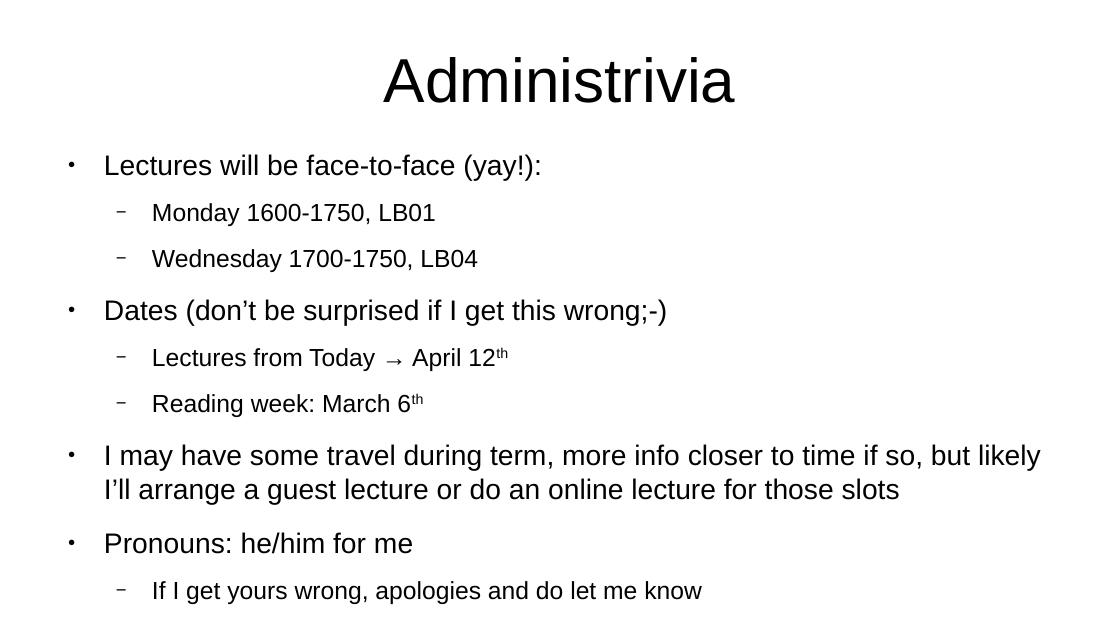
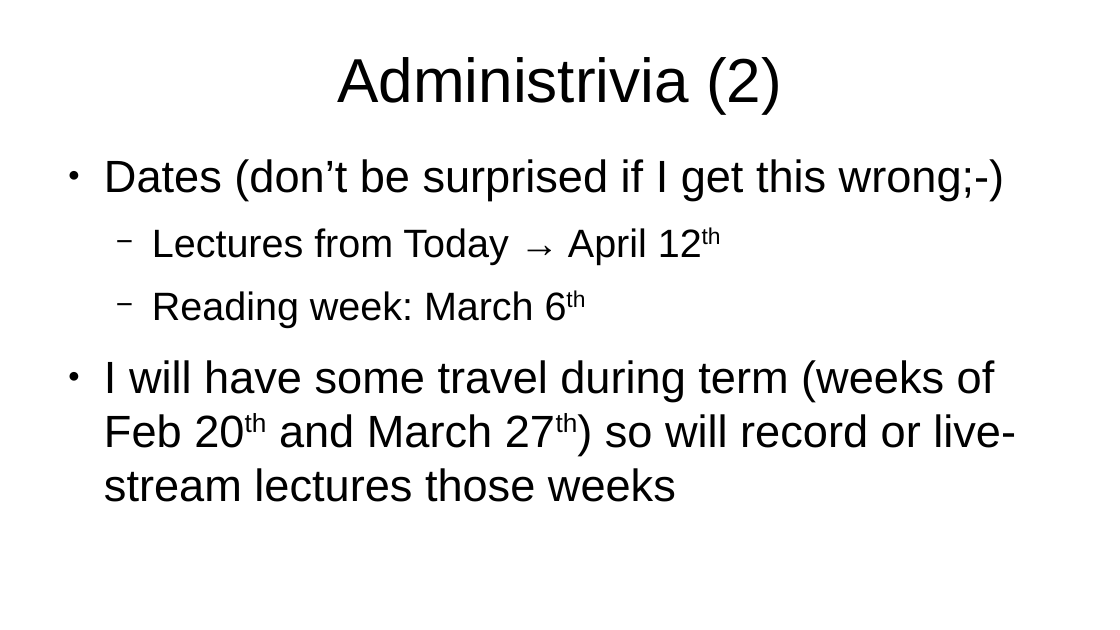
Before and after one commit to sftcd/cs7053, a slide deck: slide 3 of 2023lectures/00-quick-intro.odp (slide 2 before the commit). Drawn at 1120x630 pixels with LibreOffice and Linux fonts; fonts in the diff are those of the drawing. Boxes give left, top, right and bottom in pixels: in the first picture for what was removed or moved away, otherwise in the second. Text is boxed around its words. In the diff, an @@ line names an element or a change of style, - is before the commit and + after.

```diff
--- a/2023lectures/00-quick-intro.odp
+++ b/2023lectures/00-quick-intro.odp
@@ title at box(337, 57, 782, 113): text changed @@
-Administrivia
+Administrivia (2)
@@ text at box(104, 154, 541, 272): paragraphs removed @@
-● Lectures will be face-to-face (yay!):
-  − Monday 1600-1750, LB01
-  − Wednesday 1700-1750, LB04
@@ text at box(104, 159, 1005, 328): size 20 to 32 pt in "Dates (don’t be surprised if I get ..."; size 17.5 to 28 pt in "Lectures from Today → April 12th", "Reading week: March 6th" @@
@@ text at box(104, 360, 1016, 502): text changed; size 20 to 32 pt @@
-● I may have some travel during term, more info closer to time if so, but likely I’ll arrange a guest lecture or do an online lecture for those slots
-● Pronouns: he/him for me
-  − If I get yours wrong, apologies and do let me know
+● I will have some travel during term (weeks of Feb 20th and March 27th) so will record or live-stream lectures those weeks
```
Also in this commit, not shown: 2 other slides changed, 2 slides added, 1 slide removed, 4 other files.
